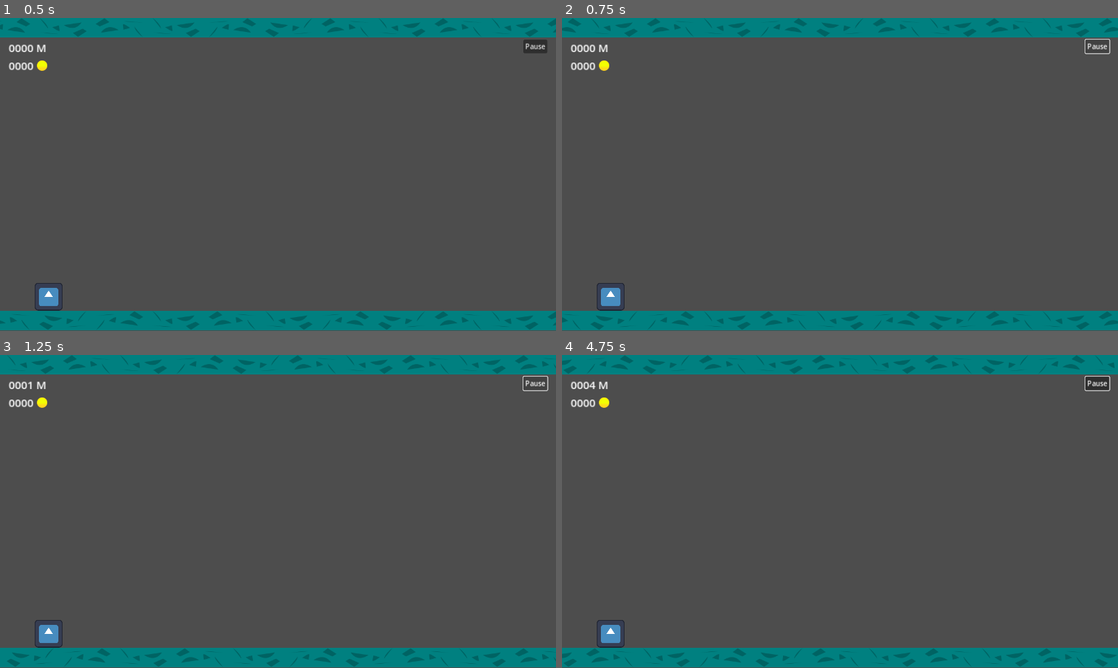
Above: before the commit, frames 1-4 (two rows, left to right).
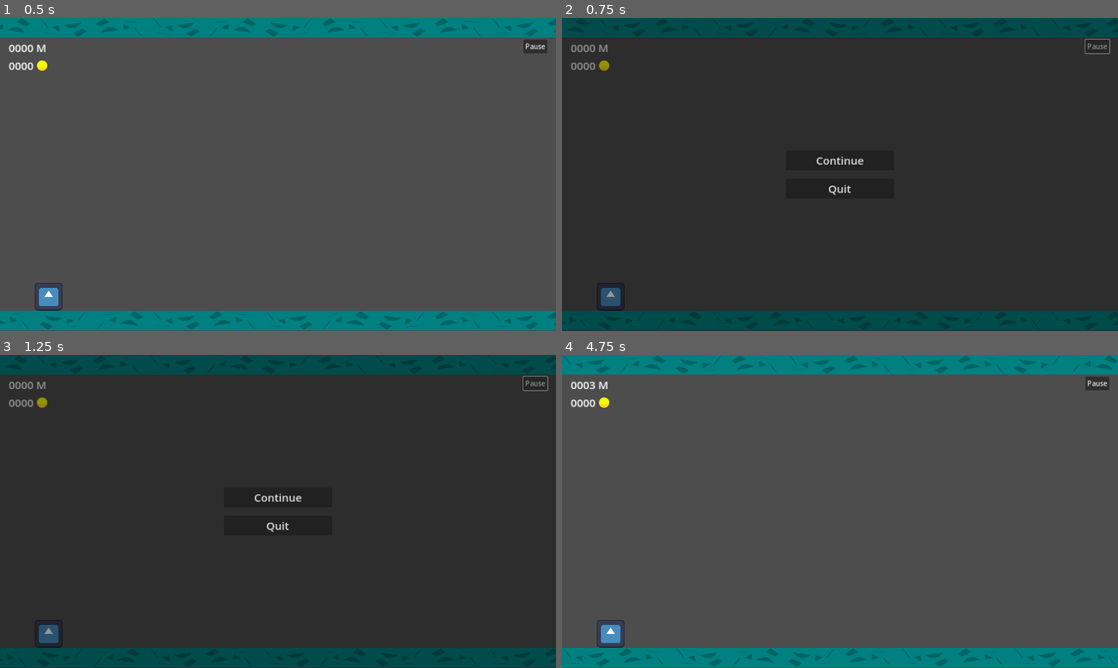
Above: after the commit, the same moments.

Repository: spireneko/Jetpack-Joyride
Game: Godot game, scene res://src/scenes/world.tscn
Two runs of this game, one before a commit and one after it. Both use one fixed random seed, a clock stepped at 60 frames per second and the inputs below. The engine's default icon, where the game draws it, is replaced by a stand-in: a white triangle on a blue panel in a dark square.
Inputs (mouse positions are in pixels of both pictures, inside the frame that each line leads up to):
- Up to frame 1 (0.5 s): no input
- Up to frame 2 (0.75 s): click "Pause" at 0.5 s
- Up to frame 3 (1.25 s): no input
- Up to frame 4 (4.75 s): click (840, 495) at 1.25 s, where only the run after the commit has a clickable "Continue"; tap W (turn_on_jetpack) every 0.75 s from 2.1 to 4.35 s

Frame 1 is identical in both runs. In frame 2, 99% of the frame differs, in the area x 0-100%, y 0-100%; in frame 3, 99%; in frame 4, 2.3%.

Commit message:
Добавлены сохранения и возможность перезапуска

Diff:
--- a/project.godot
+++ b/project.godot
@@ -21,6 +21,7 @@
 
 [debug]
 
+gdscript/warnings/untyped_declaration=1
 gdscript/warnings/narrowing_conversion=0
 
 [display]
@@ -28,6 +29,12 @@
 window/size/viewport_width=1280
 window/size/viewport_height=720
 window/stretch/mode="canvas_items"
+
+[file_customization]
+
+folder_colors={
+"res://src/resources/": "yellow"
+}
 
 [input]
 
--- /dev/null
+++ b/src/resources/player_stats.gd
@@ -0,0 +1,54 @@
+class_name PlayerStats
+extends Resource
+
+signal score_changed(new_score: int)
+signal coins_changed(new_coins: int)
+
+const save_path : StringName = "res://player_data/save.ini"
+
+var score : float = 0.0 : set = _set_score
+var coins : int = 0 : set = _set_coins
+var _best_score : int
+var _total_coins : int
+var save_config : ConfigFile = ConfigFile.new()
+
+
+func _init() -> void:
+	if FileAccess.file_exists(save_path):
+		save_config.load(save_path)
+		_best_score = save_config.get_value("Player stats", "Best score", 0)
+		_total_coins = save_config.get_value("Player stats", "Total coins", 0)
+	else:
+		save_config = ConfigFile.new()
+		save_config.set_value("Player stats", "Best score", 0)
+		save_config.set_value("Player stats", "Total coins", 0)
+		save_values_to_file()
+
+
+func _set_score(new_score: float) -> void:
+	if int(new_score) != int(score):
+		score_changed.emit(int(new_score))
+	score = new_score
+
+
+func _set_coins(new_coins: int) -> void:
+	if coins == new_coins:
+		return
+	coins = new_coins
+	coins_changed.emit(coins)
+
+
+func save_values_to_file() -> void:
+	if score > _best_score:
+		_best_score = int(score)
+	_total_coins += coins
+	save_config.set_value("Player stats", "Best score", _best_score)
+	save_config.set_value("Player stats", "Total coins", _total_coins)
+	save_config.save(save_path)
+
+
+func get_best_score() -> int:
+	return _best_score
+
+func get_total_coins() -> int:
+	return _total_coins
--- /dev/null
+++ b/src/resources/player_stats.tres
@@ -0,0 +1,6 @@
+[gd_resource type="Resource" script_class="PlayerStats" load_steps=2 format=3 uid="uid://bf8e57x0ur5i5"]
+
+[ext_resource type="Script" path="res://src/resources/player_stats.gd" id="1_3yx77"]
+
+[resource]
+script = ExtResource("1_3yx77")
--- a/src/scenes/coins_structures/CoinsStructureBase.gd
+++ b/src/scenes/coins_structures/CoinsStructureBase.gd
@@ -8,7 +8,7 @@
 	queue_free()
 
 
-func connect_all_coins(function) -> void:
+func connect_all_coins(function: Callable) -> void:
 	for coin in get_children():
 		if coin is Coin:
 			coin.player_entered.connect(function)
--- a/src/scenes/gui.gd
+++ b/src/scenes/gui.gd
@@ -1,14 +1,71 @@
 class_name GUI
 extends CanvasLayer
 
+signal restart_requested()
+
 @onready var _score := $HUD/ScoreContainer/Score as Label
 @onready var _coins := $HUD/ScoreContainer/HBoxContainer/Coins as Label
-@onready var _pause_button := $HUD/PauseContainer/PauseButton as Button
+@onready var _pause_menu := $PauseMenu as Control
+@onready var _game_over_menu := $GameOverMenu as Control
+@onready var _your_score := $GameOverMenu/MarginContainer/VBoxContainer/Scores/YourScore as Label
+@onready var _total_coins := $GameOverMenu/MarginContainer/VBoxContainer/Scores/TotalCoins as Label
+@onready var _best_score := $GameOverMenu/MarginContainer/VBoxContainer/Scores/BestScore as Label
+
+var player_stats := preload("res://src/resources/player_stats.tres") as PlayerStats
 
 
-func set_score(new_score: int):
+func _ready() -> void:
+	player_stats.score_changed.connect(set_score)
+	player_stats.coins_changed.connect(set_coins)
+	_reset()
+
+
+func _unhandled_key_input(_event: InputEvent) -> void:
+	if Input.is_action_just_pressed("ui_cancel"):
+		if get_tree().paused == false:
+			_on_pause_button_pressed()
+		elif get_tree().paused == true and _pause_menu.visible == true:
+			_on_continue_button_pressed()
+
+
+func _reset() -> void:
+	set_score(0)
+	set_coins(0)
+	_pause_menu.hide()
+	_game_over_menu.hide()
+
+
+func set_score(new_score: int) -> void:
 	_score.text = "%04d M" % new_score
 
 
-func set_coins(new_coins_score: int):
+func set_coins(new_coins_score: int) -> void:
 	_coins.text = "%04d" % new_coins_score
+
+
+func call_game_over_menu() -> void:
+	_your_score.text = "Your score is: %d" % int(player_stats.score)
+	_total_coins.text = "Your total coins: %d" % player_stats.get_total_coins()
+	_best_score.text = "The best score is: %d" % player_stats.get_best_score()
+	_game_over_menu.show()
+	get_tree().paused = true
+
+
+func _on_quit_button_pressed() -> void:
+	get_tree().quit()
+
+
+func _on_continue_button_pressed() -> void:
+	_pause_menu.hide()
+	get_tree().paused = false
+
+
+func _on_pause_button_pressed() -> void:
+	_pause_menu.show()
+	get_tree().paused = true
+
+
+func _on_restart_button_pressed() -> void:
+	_reset()
+	restart_requested.emit()
+	get_tree().paused = false
--- a/src/scenes/gui.tscn
+++ b/src/scenes/gui.tscn
@@ -4,9 +4,11 @@
 [ext_resource type="Texture2D" uid="uid://c4fvagswclaws" path="res://assets/coin.svg" id="2_os4qp"]
 
 [node name="GUI" type="CanvasLayer"]
+process_mode = 3
 script = ExtResource("1_bc5ob")
 
 [node name="HUD" type="MarginContainer" parent="."]
+process_mode = 1
 anchors_preset = 15
 anchor_right = 1.0
 anchor_bottom = 1.0
@@ -47,3 +49,130 @@
 [node name="PauseButton" type="Button" parent="HUD/PauseContainer"]
 layout_mode = 2
 text = "Pause"
+
+[node name="PauseMenu" type="Control" parent="."]
+visible = false
+layout_mode = 3
+anchors_preset = 15
+anchor_right = 1.0
+anchor_bottom = 1.0
+grow_horizontal = 2
+grow_vertical = 2
+
+[node name="CenterContainer" type="CenterContainer" parent="PauseMenu"]
+process_mode = 2
+top_level = true
+layout_mode = 1
+anchors_preset = 15
+anchor_right = 1.0
+anchor_bottom = 1.0
+grow_horizontal = 2
+grow_vertical = 2
+
+[node name="VBoxContainer" type="VBoxContainer" parent="PauseMenu/CenterContainer"]
+custom_minimum_size = Vector2(250, 0)
+layout_mode = 2
+theme_override_constants/separation = 20
+
+[node name="ContinueButton" type="Button" parent="PauseMenu/CenterContainer/VBoxContainer"]
+layout_mode = 2
+theme_override_font_sizes/font_size = 25
+text = "Continue"
+
+[node name="QuitButton" type="Button" parent="PauseMenu/CenterContainer/VBoxContainer"]
+layout_mode = 2
+theme_override_font_sizes/font_size = 25
+text = "Quit"
+
+[node name="ColorRect" type="ColorRect" parent="PauseMenu"]
+layout_mode = 1
+anchors_preset = 15
+anchor_right = 1.0
+anchor_bottom = 1.0
+grow_horizontal = 2
+grow_vertical = 2
+color = Color(0, 0, 0, 0.415686)
+
+[node name="GameOverMenu" type="Control" parent="."]
+process_mode = 2
+visible = false
+layout_mode = 3
+anchors_preset = 15
+anchor_right = 1.0
+anchor_bottom = 1.0
+grow_horizontal = 2
+grow_vertical = 2
+
+[node name="MarginContainer" type="MarginContainer" parent="GameOverMenu"]
+process_mode = 2
+top_level = true
+layout_mode = 1
+anchors_preset = 15
+anchor_right = 1.0
+anchor_bottom = 1.0
+grow_horizontal = 2
+grow_vertical = 2
+theme_override_constants/margin_left = 300
+theme_override_constants/margin_top = 100
+theme_override_constants/margin_right = 300
+
+[node name="VBoxContainer" type="VBoxContainer" parent="GameOverMenu/MarginContainer"]
+layout_mode = 2
+size_flags_horizontal = 4
+theme_override_constants/separation = 75
+
+[node name="GameOverLabel" type="Label" parent="GameOverMenu/MarginContainer/VBoxContainer"]
+layout_mode = 2
+theme_override_font_sizes/font_size = 40
+text = "GAME OVER"
+horizontal_alignment = 1
+
+[node name="Scores" type="VBoxContainer" parent="GameOverMenu/MarginContainer/VBoxContainer"]
+layout_mode = 2
+
+[node name="YourScore" type="Label" parent="GameOverMenu/MarginContainer/VBoxContainer/Scores"]
+layout_mode = 2
+theme_override_font_sizes/font_size = 30
+text = "Your score is: "
+
+[node name="TotalCoins" type="Label" parent="GameOverMenu/MarginContainer/VBoxContainer/Scores"]
+layout_mode = 2
+theme_override_font_sizes/font_size = 30
+text = "Your total coins: "
+
+[node name="BestScore" type="Label" parent="GameOverMenu/MarginContainer/VBoxContainer/Scores"]
+layout_mode = 2
+theme_override_font_sizes/font_size = 30
+text = "The best score is: "
+
+[node name="VBoxContainer" type="VBoxContainer" parent="GameOverMenu/MarginContainer/VBoxContainer"]
+custom_minimum_size = Vector2(220, 0)
+layout_mode = 2
+size_flags_horizontal = 4
+size_flags_vertical = 4
+theme_override_constants/separation = 20
+
+[node name="RestartButton" type="Button" parent="GameOverMenu/MarginContainer/VBoxContainer/VBoxContainer"]
+layout_mode = 2
+theme_override_font_sizes/font_size = 25
+text = "Restart"
+
+[node name="QuitButton" type="Button" parent="GameOverMenu/MarginContainer/VBoxContainer/VBoxContainer"]
+layout_mode = 2
+theme_override_font_sizes/font_size = 25
+text = "Quit"
+
+[node name="ColorRect" type="ColorRect" parent="GameOverMenu"]
+layout_mode = 1
+anchors_preset = 15
+anchor_right = 1.0
+anchor_bottom = 1.0
+grow_horizontal = 2
+grow_vertical = 2
+color = Color(0, 0, 0, 0.415686)
+
+[connection signal="pressed" from="HUD/PauseContainer/PauseButton" to="." method="_on_pause_button_pressed"]
+[connection signal="pressed" from="PauseMenu/CenterContainer/VBoxContainer/ContinueButton" to="." method="_on_continue_button_pressed"]
+[connection signal="pressed" from="PauseMenu/CenterContainer/VBoxContainer/QuitButton" to="." method="_on_quit_button_pressed"]
+[connection signal="pressed" from="GameOverMenu/MarginContainer/VBoxContainer/VBoxContainer/RestartButton" to="." method="_on_restart_button_pressed"]
+[connection signal="pressed" from="GameOverMenu/MarginContainer/VBoxContainer/VBoxContainer/QuitButton" to="." method="_on_quit_button_pressed"]
--- a/src/scenes/player.gd
+++ b/src/scenes/player.gd
@@ -11,7 +11,7 @@
 var is_jetpack_button_pressed := false
 
 
-func _unhandled_key_input(event: InputEvent) -> void:
+func _unhandled_key_input(_event: InputEvent) -> void:
 	if Input.is_action_just_pressed("turn_on_jetpack"):
 		is_jetpack_button_pressed = true
 	if Input.is_action_just_released("turn_on_jetpack"):
--- a/src/scenes/world.gd
+++ b/src/scenes/world.gd
@@ -6,9 +6,9 @@
 const WorldFollow := preload("res://src/world/WorldFollow.gd")
 
 @onready var gui := $GUI as GUI
+@onready var player := $Player as Player
 
-var score : float = 0.0
-var coins : int = 0
+var player_stats := preload("res://src/resources/player_stats.tres") as PlayerStats
 var floor_path : Path2D
 var game_resolution := Vector2(
 	ProjectSettings.get_setting("display/window/size/viewport_width"),
@@ -16,9 +16,12 @@
 )
 var floor_size : Vector2
 var obstacles_generator : ObstaclesGenerator
+var starting_player_pos : Vector2
 
 
-func _ready():
+func _ready() -> void:
+	starting_player_pos = player.position
+
 	# Calculate fragment size
 	var tmp_fragment := FloorFragmentScn.instantiate() as FloorFragment
 	floor_size = Vector2(
@@ -83,12 +86,18 @@
 
 func _physics_process(delta: float) -> void:
 	get_tree().call_group("moving_with_world", "add_to_progress", delta)
-	score += (Globals.world_speed / Globals.WORLD_SPEED_BASE) * delta
-	gui.set_score(int(score))
-	gui.set_coins(coins)
+	player_stats.score += (Globals.world_speed / Globals.WORLD_SPEED_BASE) * delta
 
 
-func _generate_floor(amount_of_fragments: int, is_floor: bool):
+func _reset() -> void:
+	Globals.world_speed = Globals.WORLD_SPEED_BASE
+	player_stats.score = 0.0
+	player_stats.coins = 0
+	player.position = starting_player_pos
+	get_tree().call_group("not_resetable", "queue_free")
+
+
+func _generate_floor(amount_of_fragments: int, is_floor: bool) -> void:
 	var displacement_coefficient : int = 1
 	if is_floor:
 		displacement_coefficient = 3
@@ -104,13 +113,13 @@
 			new_fragment.position.y = -game_resolution.y / 2
 		new_fragment.flip_h = is_flipping_h
 		new_fragment.flip_v = is_flipping_v
-		var path_follow := add_to_floor_path(new_fragment)
+		var path_follow := add_to_floor_path(new_fragment, true)
 		path_follow.progress = new_fragment.width * i
 
 
 # If you want something to move from left to right
 # with Globals.world_speed that is the right choice
-func add_to_floor_path(node: Node2D) -> PathFollow2D:
+func add_to_floor_path(node: Node2D, is_resetable: bool = false) -> PathFollow2D:
 	var new_path_follow := PathFollow2D.new()
 	new_path_follow.set_script(WorldFollow)
 	new_path_follow.rotates = false
@@ -118,11 +127,13 @@
 	new_path_follow.add_child(node)
 	node.tree_exited.connect(new_path_follow._on_child_free)
 	floor_path.add_child(new_path_follow)
+	if !is_resetable:
+		new_path_follow.add_to_group("not_resetable")
 	return new_path_follow
 
 
 func _on_spawn_obstacle_timer_timeout() -> void:
-	obstacles_generator.generate_random_obstacle(_increment_coins)
+	obstacles_generator.generate_random_obstacle(_kill_player, _increment_coins)
 	# obstacles_generator.generate_coins_struct()
 	# obstacles_generator.generate_rocket()
 
@@ -130,5 +141,14 @@
 func _on_accelerate_world_timer_timeout() -> void:
 	Globals.world_speed += Globals.WORLD_SPEED_BASE
 
+
 func _increment_coins() -> void:
-	coins += 1
+	player_stats.coins += 1
+
+
+func _kill_player() -> void:
+	player_stats.save_values_to_file()
+	gui.call_game_over_menu()
+
+func _on_gui_restart_requested() -> void:
+	_reset()
--- a/src/scenes/world.tscn
+++ b/src/scenes/world.tscn
@@ -23,3 +23,4 @@
 
 [connection signal="timeout" from="SpawnObstacleTimer" to="." method="_on_spawn_obstacle_timer_timeout"]
 [connection signal="timeout" from="AccelerateWorldTimer" to="." method="_on_accelerate_world_timer_timeout"]
+[connection signal="restart_requested" from="GUI" to="." method="_on_gui_restart_requested"]
--- a/src/world/ObstaclesGenerator.gd
+++ b/src/world/ObstaclesGenerator.gd
@@ -14,17 +14,18 @@
 var height_limits : Vector2
 
 
-func generate_random_obstacle(coins_adder: Callable) -> void:
-	generate_rocket(RocketTypes.values()[randi() % RocketTypes.size()])
+func generate_random_obstacle(kill_function: Callable, coins_adder: Callable) -> void:
+	generate_rocket(kill_function,
+			RocketTypes.values()[randi() % RocketTypes.size()])
 	generate_coins_struct(coins_adder,
 			CoinsStructureTypes.values()[randi() % CoinsStructureTypes.size()])
 
 
-func generate_rocket(rocket_type: RocketTypes = RocketTypes.ONE_LOW) -> void:
+func generate_rocket(kill_function: Callable ,rocket_type: RocketTypes = RocketTypes.ONE_LOW) -> void:
 	if height_limits == Vector2.ZERO:
 		return
 
-	var local_height_limits = height_limits + Vector2(-40.0, 50.0)
+	var local_height_limits : Vector2 = height_limits + Vector2(-40.0, 50.0)
 
 	var first_new_rocket := RocketScn.instantiate() as Rocket
 	match rocket_type:
@@ -39,6 +40,7 @@
 			var second_new_rocket := RocketScn.instantiate() as Rocket
 			first_new_rocket.position.y = local_height_limits.x
 			second_new_rocket.position.y = local_height_limits.y
+			second_new_rocket.player_entered.connect(kill_function)
 			var second_path_follow : PathFollow2D = get_parent().add_to_floor_path(second_new_rocket)
 			second_path_follow.add_to_group("rockets")
 		RocketTypes.TWO_RANDOM:
@@ -47,9 +49,11 @@
 					local_height_limits.x, local_height_limits.y)
 			second_new_rocket.position.y = randf_range(
 					local_height_limits.x, local_height_limits.y)
+			second_new_rocket.player_entered.connect(kill_function)
 			var second_path_follow : PathFollow2D = get_parent().add_to_floor_path(second_new_rocket)
 			second_path_follow.add_to_group("rockets")
 
+	first_new_rocket.player_entered.connect(kill_function)
 	var first_path_follow : PathFollow2D = get_parent().add_to_floor_path(first_new_rocket)
 	first_path_follow.add_to_group("rockets")
 
Not shown, changed: .gitignore
